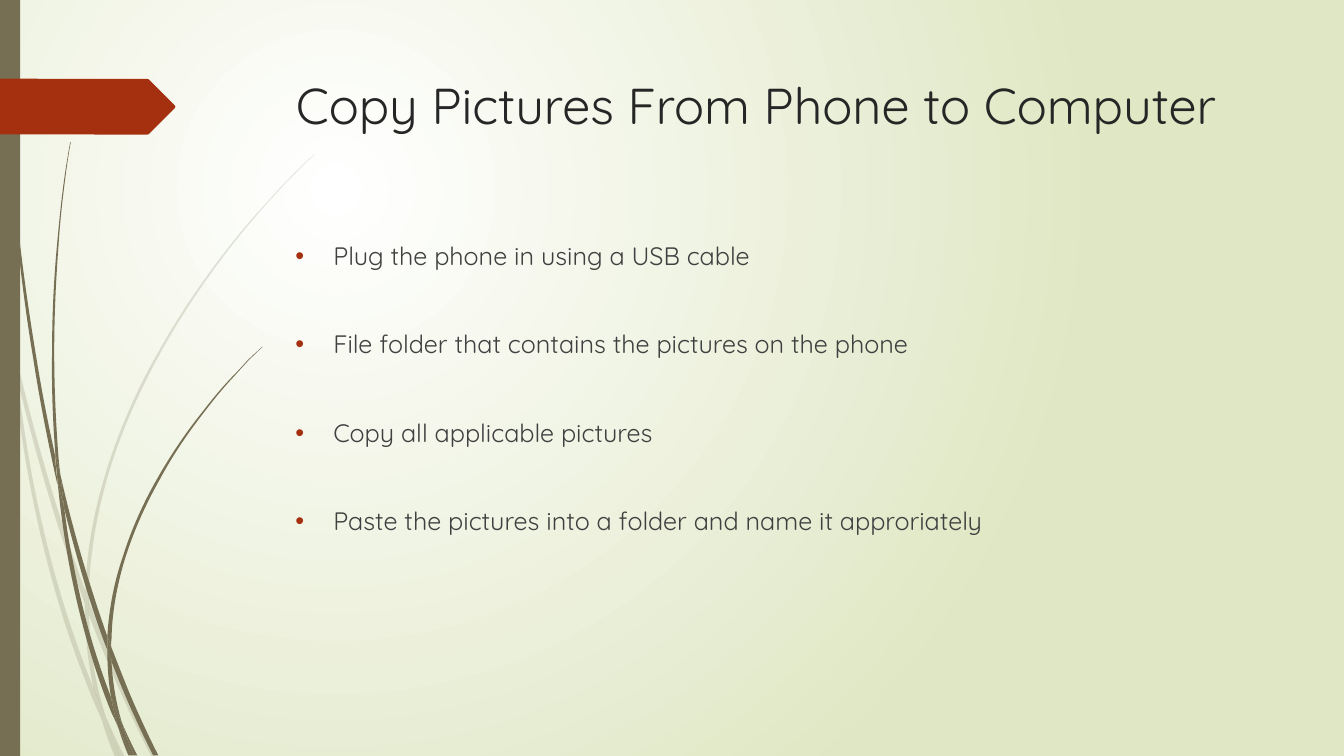
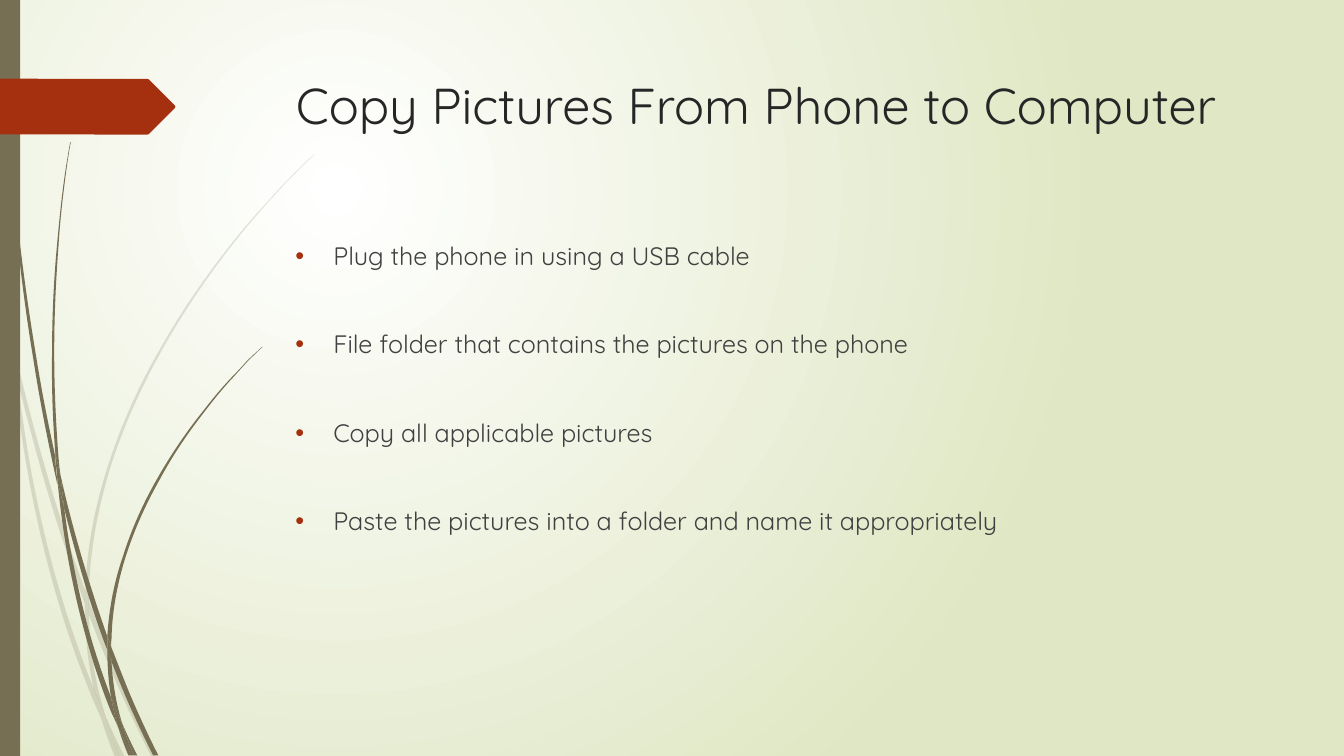
Before and after one commit to Spencer-E-Smith/Christmas-Tree-FMIS, a slide deck: slide 7 of Farm Management Information System (FMIS) Training.pptx. Drawn at 1344x756 pixels with LibreOffice and Linux fonts; fonts in the diff are those of the drawing. Boxes give left, top, right and bottom in pixels: in the first picture for what was removed or moved away, otherwise in the second. Text is boxed around its words. In the diff, an @@ line names an element or a change of style, - is before the commit and + after.

```diff
--- a/Farm Management Information System (FMIS) Training.pptx
+++ b/Farm Management Information System (FMIS) Training.pptx
@@ text at box(333, 511, 997, 535): text changed @@
-• Paste the pictures into a folder and name it approriately
+• Paste the pictures into a folder and name it appropriately
```
Also in this commit, not shown: 1 other file.
